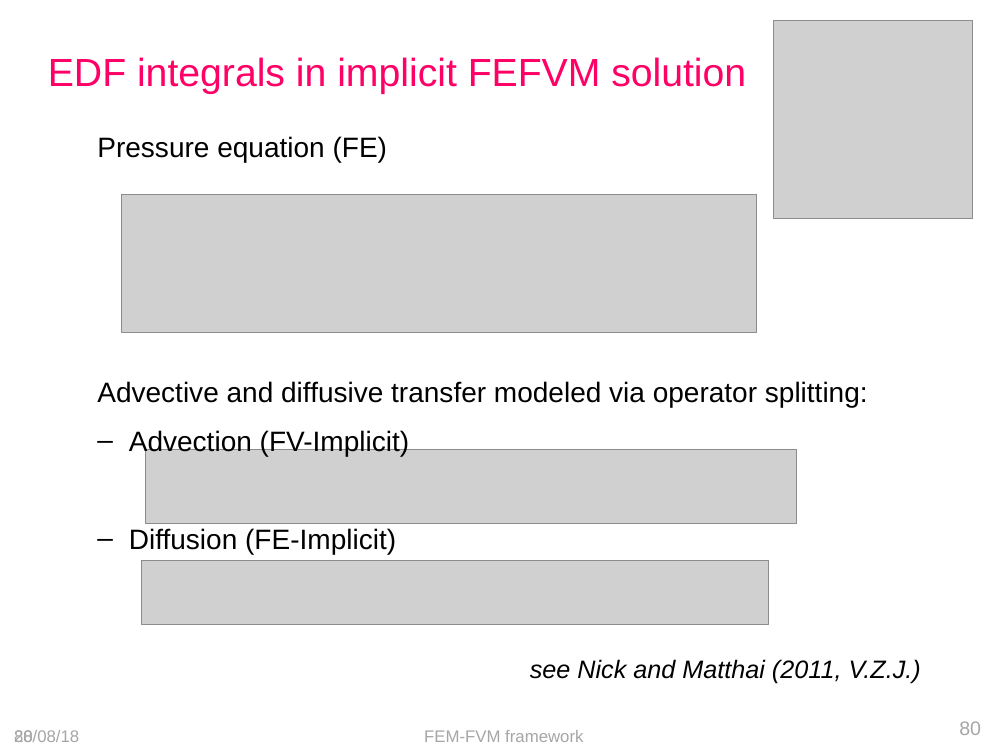
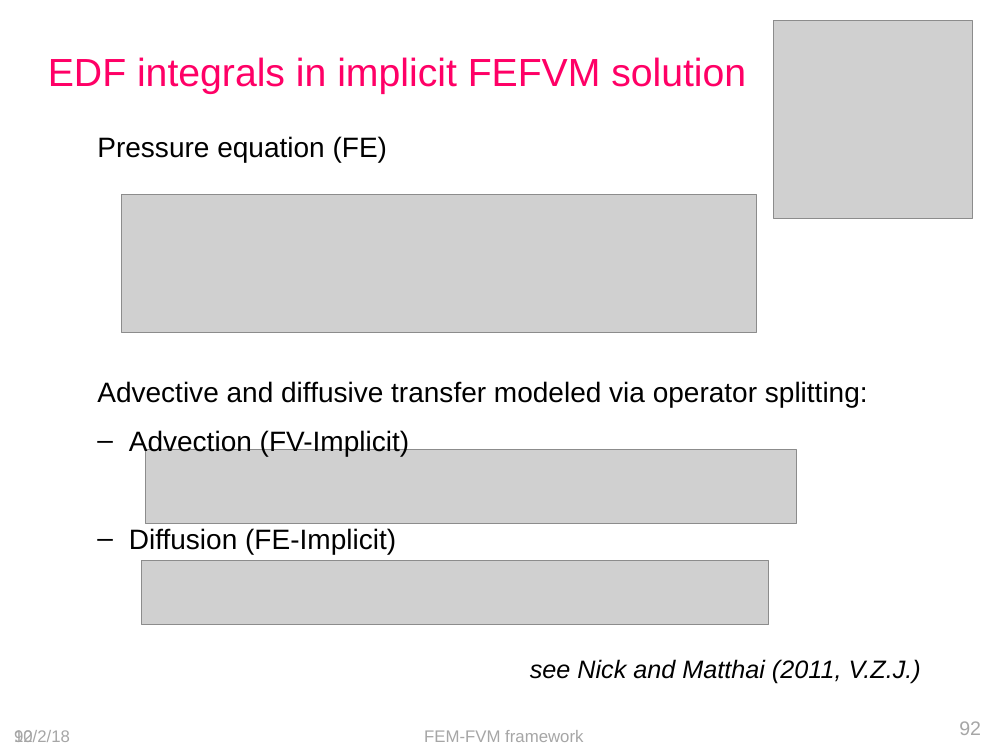
Before and after one commit to openCSMP/openCSMP, a slide deck: slide 92 of doc/SKM2018_Melbourne_transport_scheme.pptx (slide 80 before the commit). Drawn at 1008x756 pixels with LibreOffice and Linux fonts; fonts in the diff are those of the drawing; grey boxes stand for pictures. Boxes give left, top, right and bottom in pixels: in the first picture for what was removed or moved away, otherwise in the second. Text is boxed around its words. In the diff, an @@ line names an element or a change of style, - is before the commit and + after.

```diff
--- a/doc/SKM2018_Melbourne_transport_scheme.pptx
+++ b/doc/SKM2018_Melbourne_transport_scheme.pptx
@@ text at (14, 730, 70, 742): text changed @@
-28/08/18
+10/2/18
@@ page number at (14, 730, 33, 742): text changed @@
-80
+92
@@ page number at (959, 721, 981, 735): text changed @@
-80
+92
```
Also in this commit, not shown: 70 other slides changed, 12 slides added, 17 other files.
